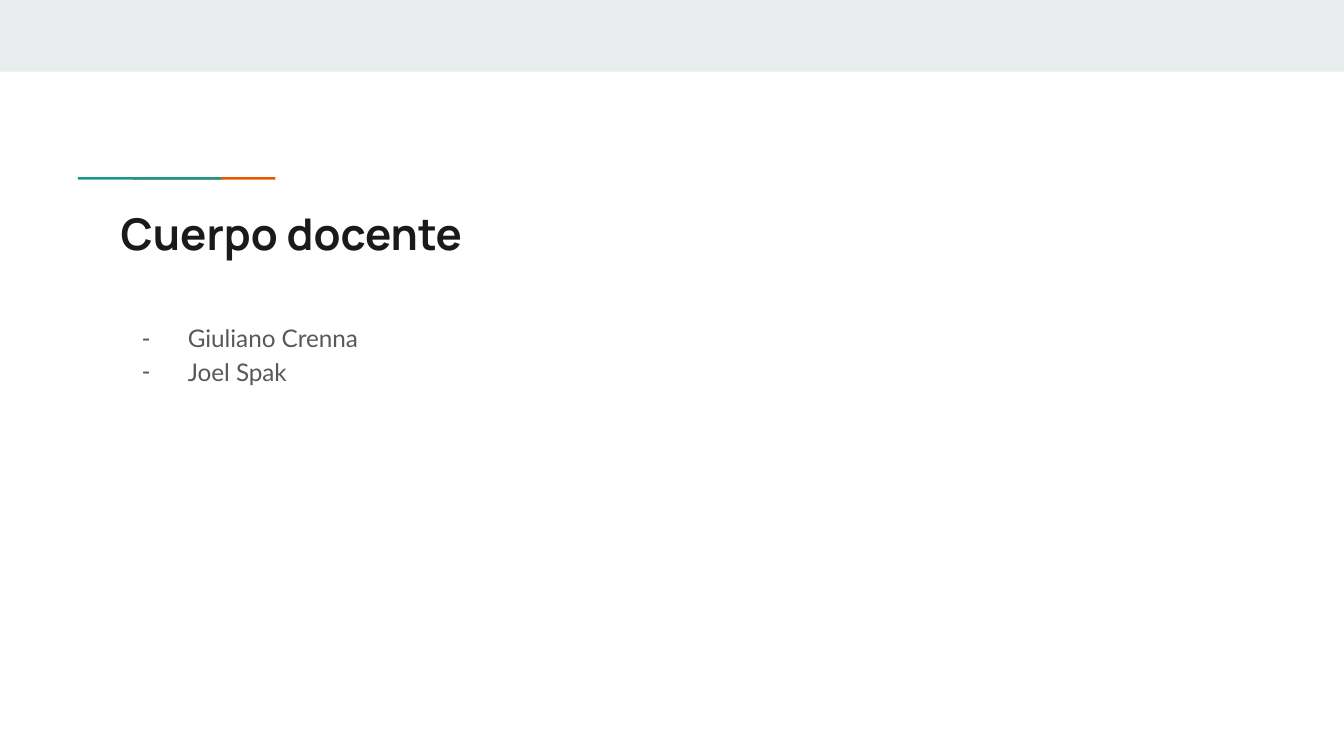
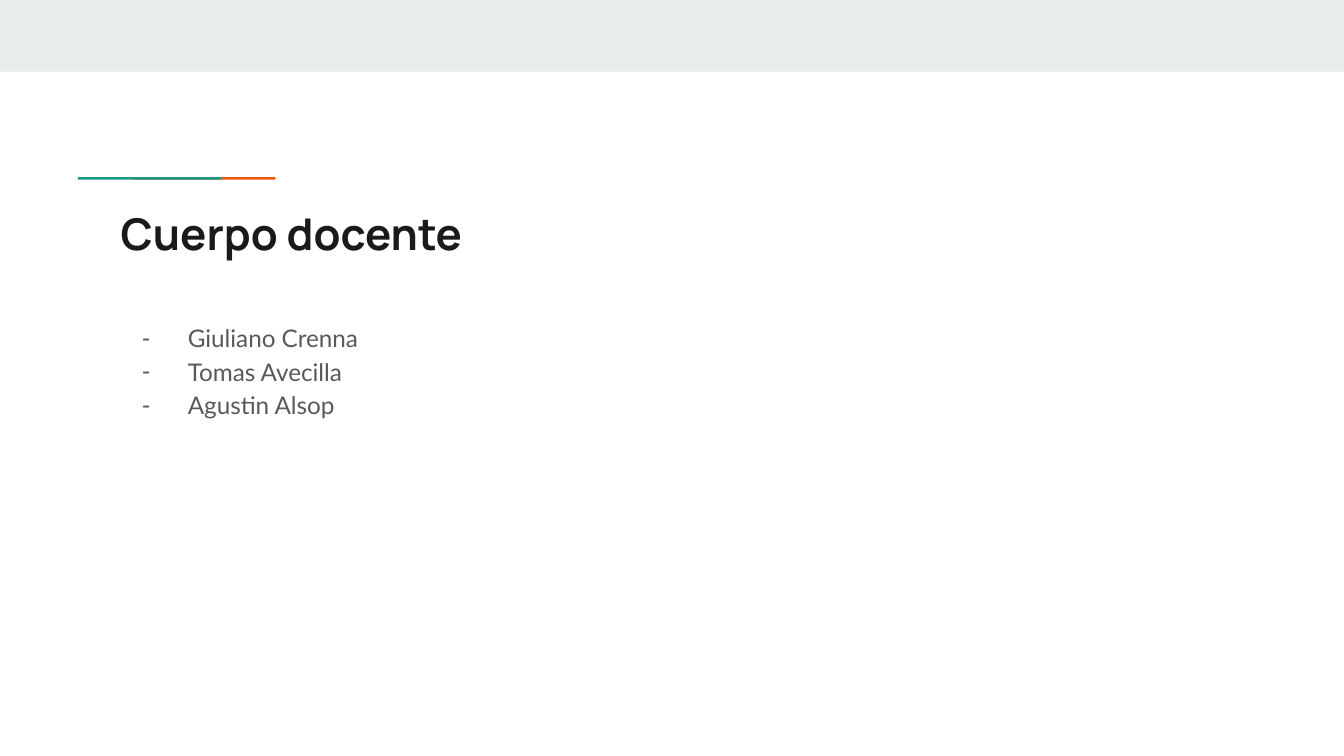
Before and after one commit to MaxiFrank7/Facultad, a slide deck: slide 2 of TUIA_Segundo/2Cuatrimestre/4C_MachineLearning/Unidad 1_ Introducción a Aprendizaje Automático/Clase 1 - Introducción AA1.pptx. Drawn at 1344x756 pixels with LibreOffice and Linux fonts; fonts in the diff are those of the drawing. Boxes give left, top, right and bottom in pixels: in the first picture for what was removed or moved away, otherwise in the second. Text is boxed around its words. In the diff, an @@ line names an element or a change of style, - is before the commit and + after.

```diff
--- a/TUIA_Segundo/2Cuatrimestre/4C_MachineLearning/Unidad 1_ Introducción a Aprendizaje Automático/Clase 1 - Introducción AA1.pptx
+++ b/TUIA_Segundo/2Cuatrimestre/4C_MachineLearning/Unidad 1_ Introducción a Aprendizaje Automático/Clase 1 - Introducción AA1.pptx
@@ text at [188, 363, 342, 419]: text changed @@
-– Joel Spak
+– Tomas Avecilla
+– Agustin Alsop
```
Also in this commit, not shown: 3 other slides changed, 2 slides added, 1 slide removed, 53 other files.
